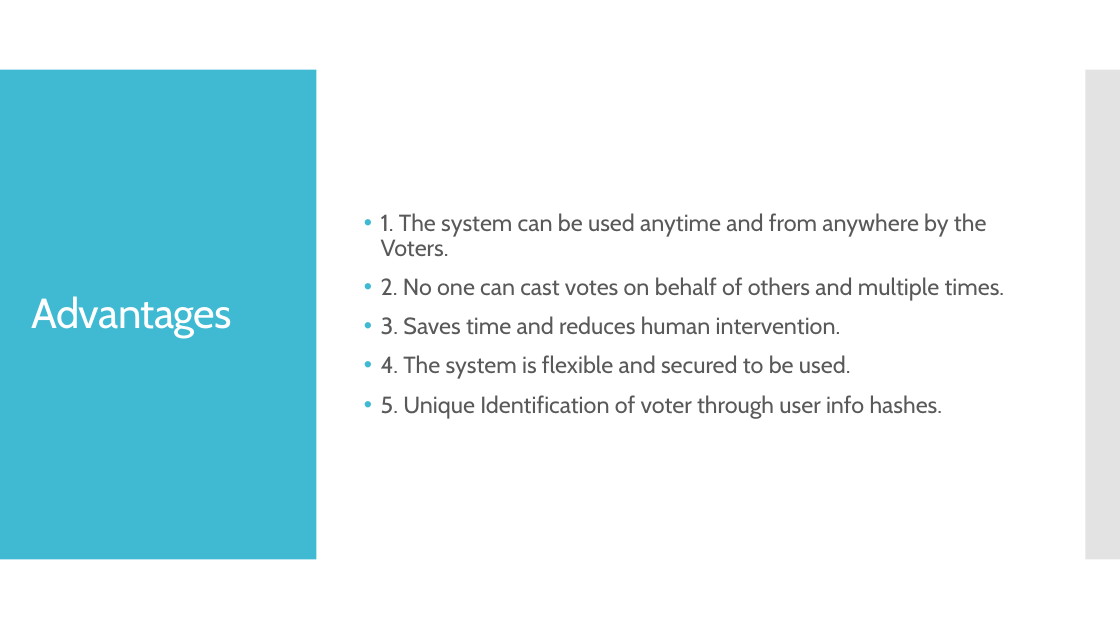
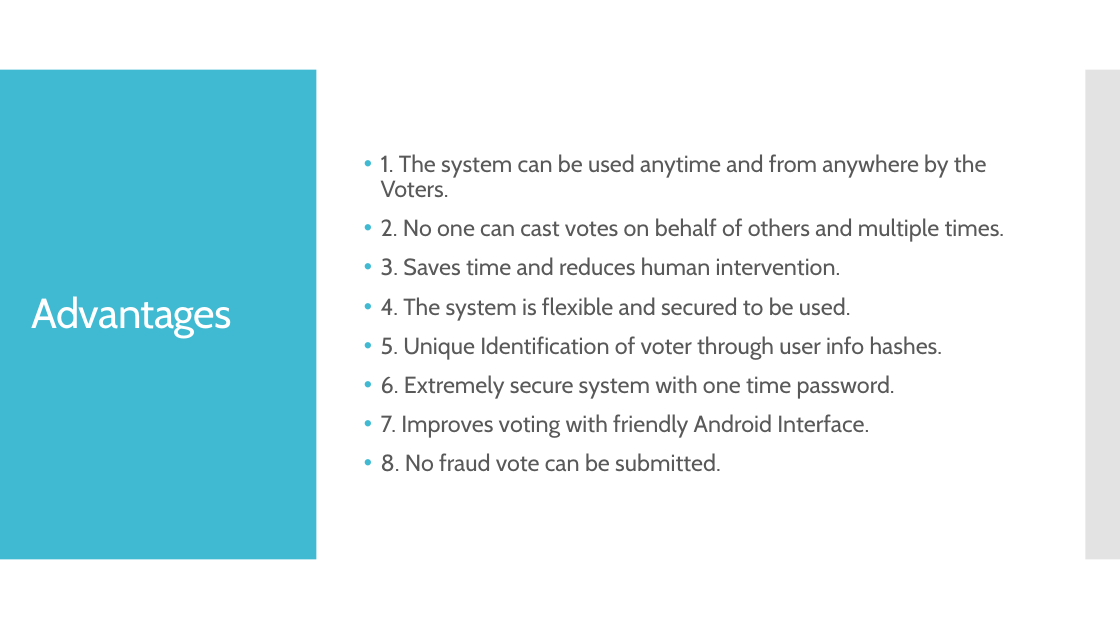
Before and after one commit to D-Bhatta/Secure-Online-Voting, a slide deck: slide 8 of Secure Online Voting.pptx (slide 6 before the commit). Drawn at 1120x630 pixels with LibreOffice and Linux fonts; fonts in the diff are those of the drawing. Boxes give left, top, right and bottom in pixels: in the first picture for what was removed or moved away, otherwise in the second. Text is boxed around its words. In the diff, an @@ line names an element or a change of style, - is before the commit and + after.

```diff
--- a/Secure Online Voting.pptx
+++ b/Secure Online Voting.pptx
@@ text at (381,375,895,472): paragraphs added @@
+• 6. Extremely secure system with one time password.
+• 7. Improves voting with friendly Android Interface.
+• 8. No fraud vote can be submitted.
```
Also in this commit, not shown: 2 other slides changed, 4 slides added.
